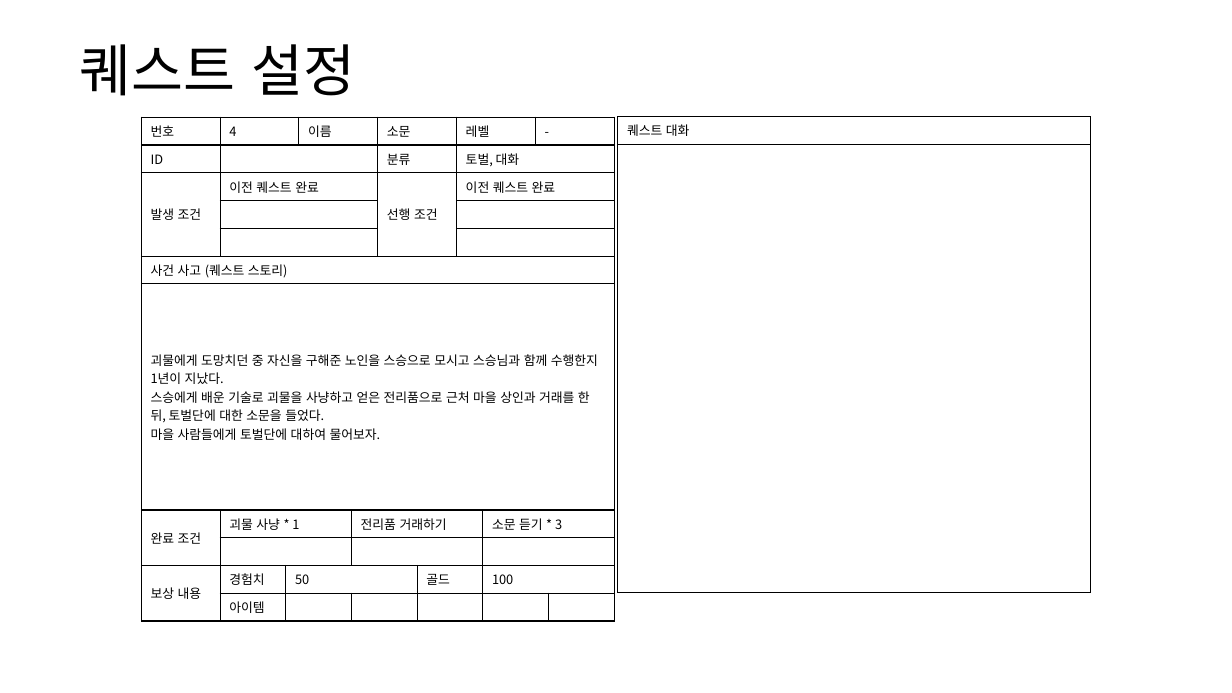
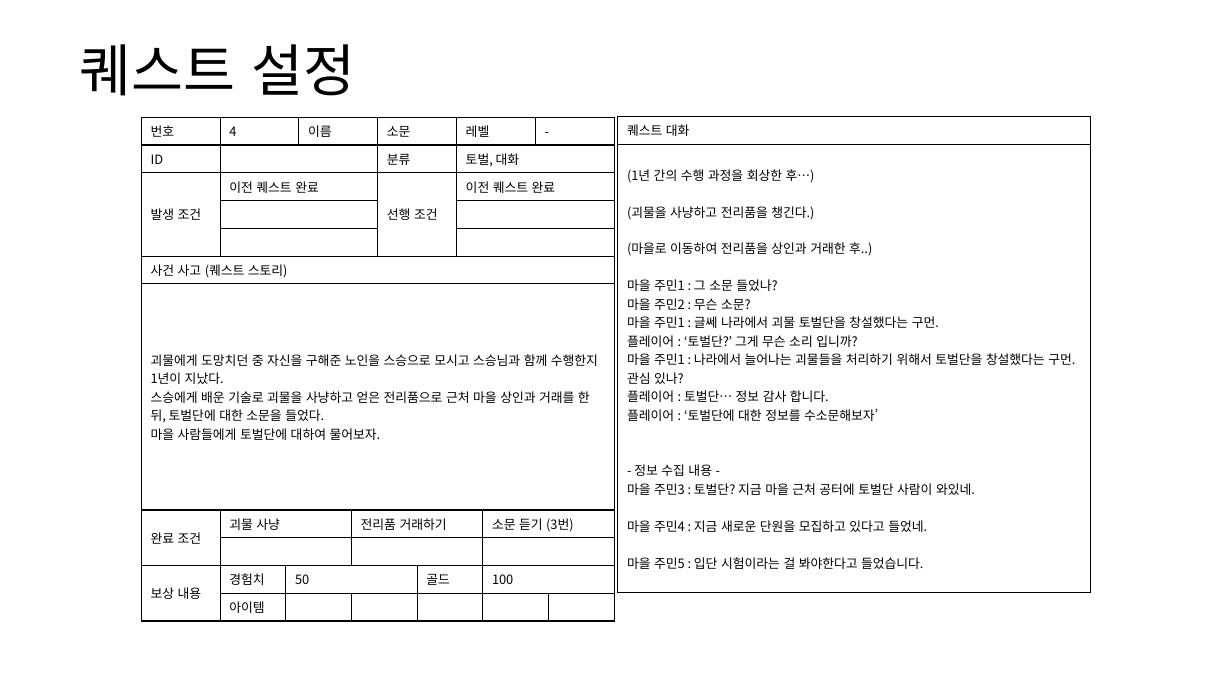
Before and after one commit to yjk0401/unityenginebasic_9th, a slide deck: slide 21 of 기획/퀘스트(메인) 기획서.pptx (slide 24 before the commit). Drawn at 1232x693 pixels with LibreOffice and Linux fonts; fonts in the diff are those of the drawing. Boxes give left, top, right and bottom in pixels: in the first picture for what was removed or moved away, otherwise in the second. Text is boxed around its words. In the diff, an @@ line names an element or a change of style, - is before the commit and + after.

```diff
--- a/기획/퀘스트(메인) 기획서.pptx
+++ b/기획/퀘스트(메인) 기획서.pptx
@@ table at (141,117,614,617) @@
-row 8, column 2: 괴물 사냥 * 1
+row 8, column 2: 괴물 사냥
-row 8, column 9: 소문 듣기 * 3
+row 8, column 9: 소문 듣기 (3번)
@@ table at (618,116,1092,590) @@
-row 2, column 1: 
+row 2, column 1: (1년 간의 수행 과정을 회상한 후…) / (괴물을 사냥하고 전리품을 챙긴다.) / (마을로 이동하여 전리품을 상인과 거래한 후..) / 마을 주민1 : 그 소문 들었나? / 마을 주민2 : 무슨 소문? / 마을 주민1 : 글쎄 나라에서 괴물 토벌단을 창설했다는 구먼. / 플레이어 : ‘토벌단?’ 그게 무슨 소리 입니까? / 마을 주민1 : 나라에서 늘어나는 괴물들을 처리하기 위해서 토벌단을 창설했다는 구먼. 관심 있나? / 플레이어 : 토벌단… 정보 감사 합니다. / 플레이어 : ‘토벌단에 대한 정보를 수소문해보자’ / - 정보 수집 내용 - / 마을 주민3 : 토벌단? 지금 마을 근처 공터에 토벌단 사람이 와있네. / 마을 주민4 : 지금 새로운 단원을 모집하고 있다고 들었네. / 마을 주민5 : 입단 시험이라는 걸 봐야한다고 들었습니다.
```
Also in this commit, not shown: 15 other slides changed, 3 slides removed, 3 other files.
